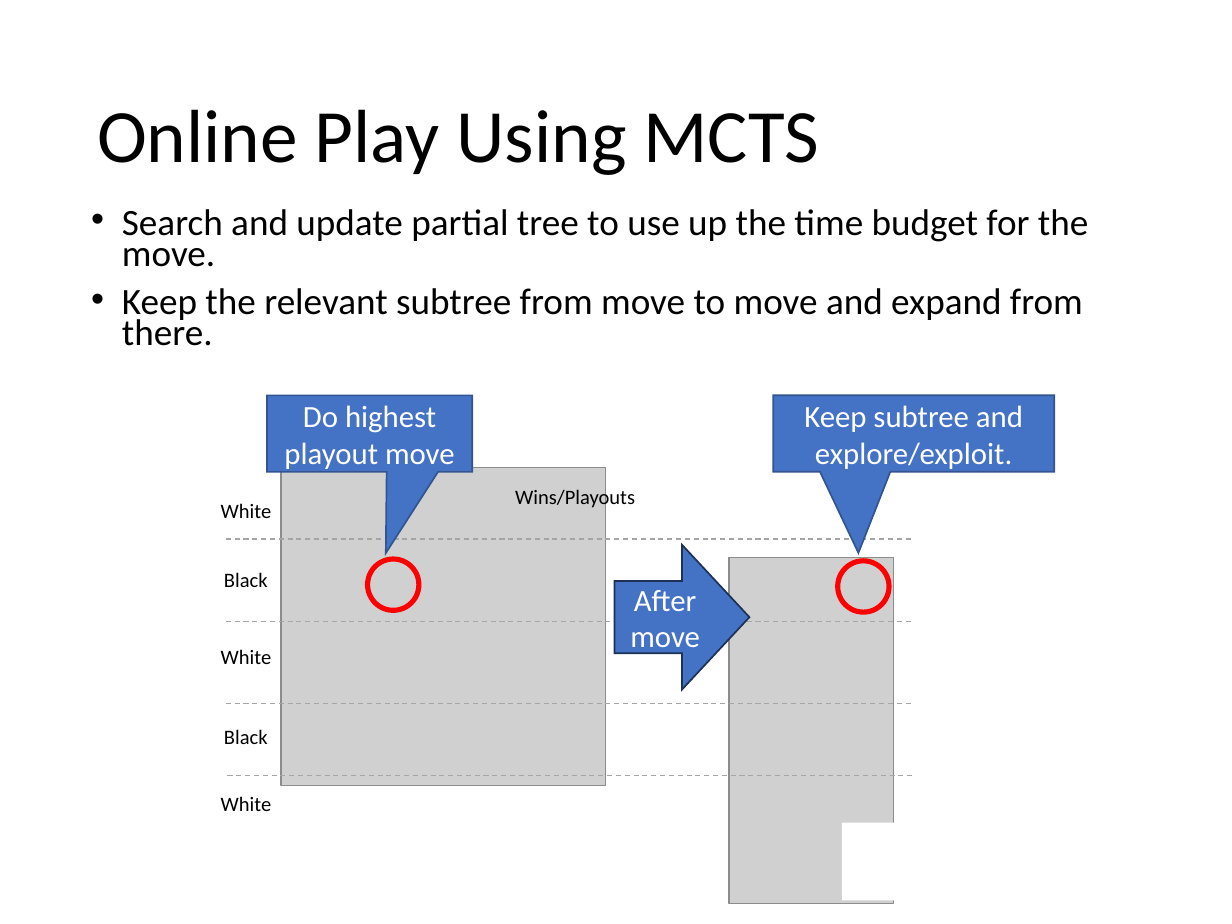
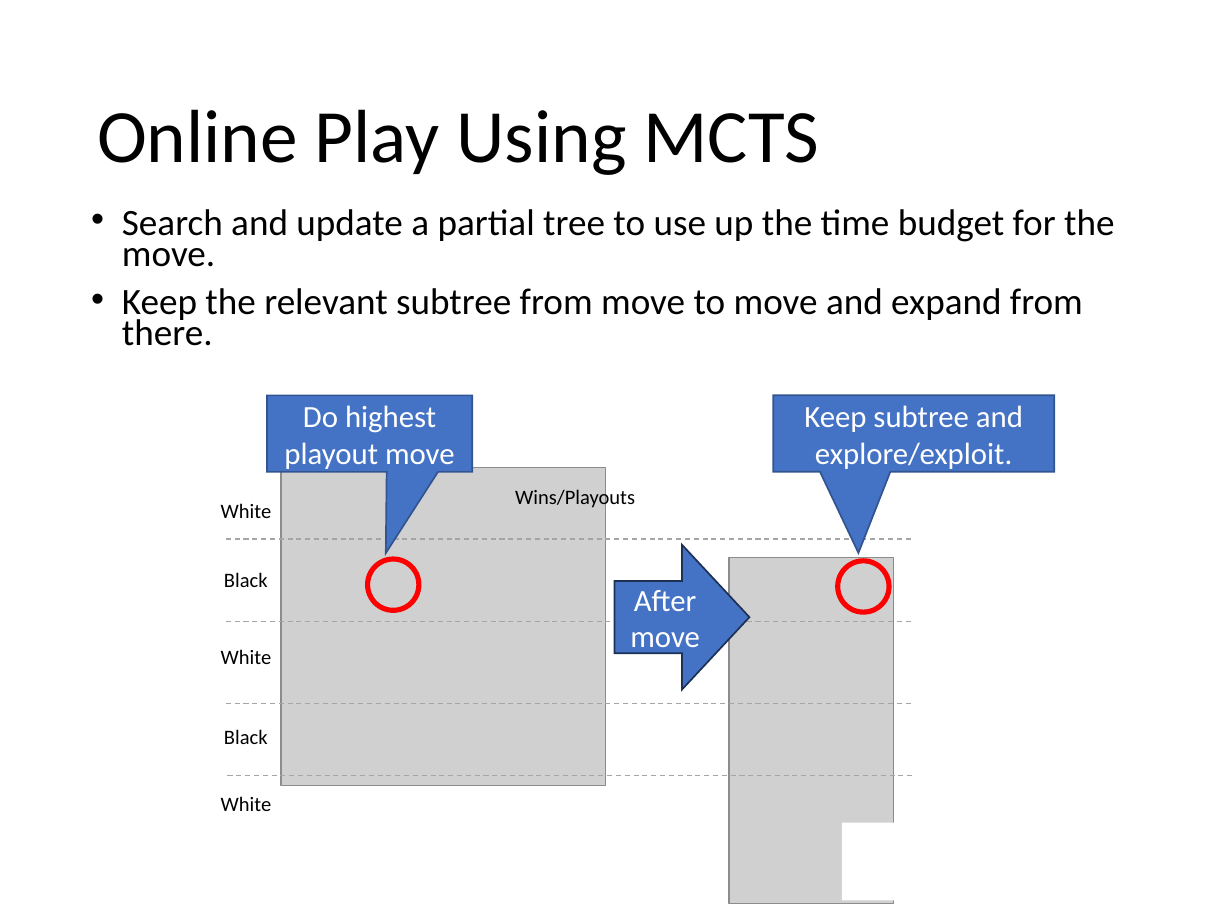
Before and after one commit to mhahsler/CS7320-AI, a slide deck: slide 38 of slides/05_games.pptx. Drawn at 1232x924 pixels with LibreOffice and Linux fonts; fonts in the diff are those of the drawing; grey boxes stand for pictures. Boxes give left, top, right and bottom in pixels: in the first picture for what was removed or moved away, otherwise in the second. Text is boxed around its words. In the diff, an @@ line names an element or a change of style, - is before the commit and + after.

```diff
--- a/slides/05_games.pptx
+++ b/slides/05_games.pptx
@@ text at (x1=122, y1=209, x2=1114, y2=267): text changed @@
-• Search and update partial tree to use up the time budget for the move.
+• Search and update a partial tree to use up the time budget for the move.
```
Also in this commit, not shown: 7 other slides changed, 1 other file.
